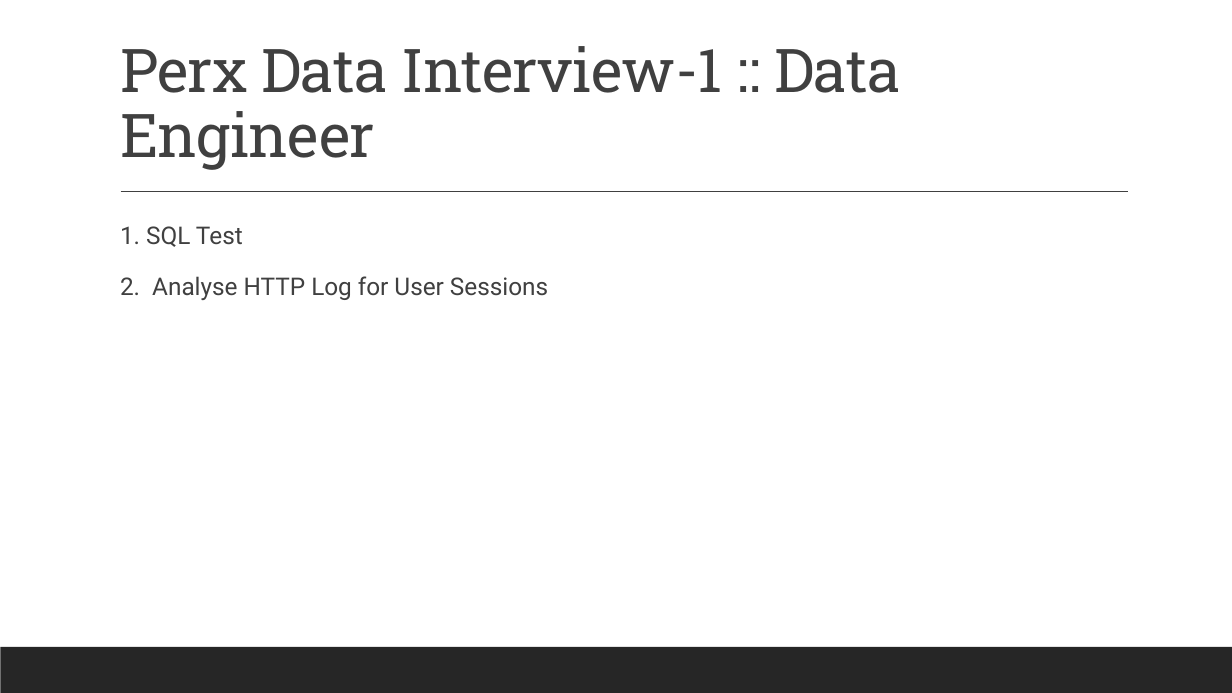
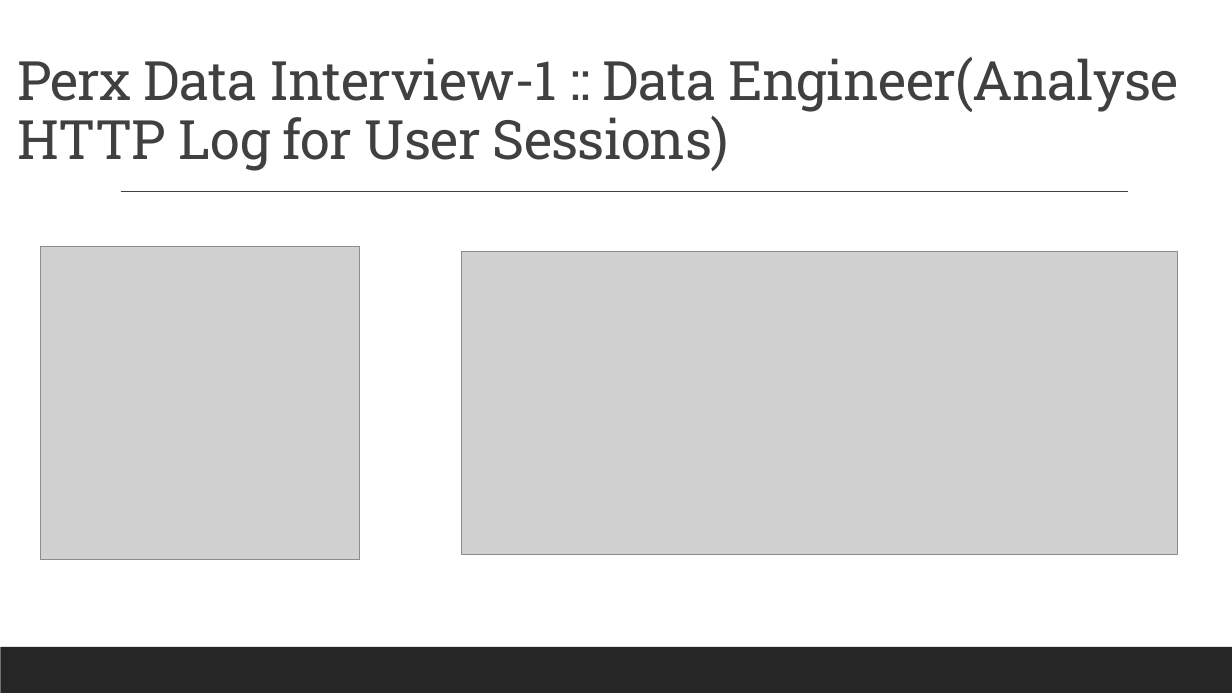
Before and after one commit to reykiza04/Perx_tech, a slide deck: slide 6 of Reyki Seprianza_explaination.pptx (slide 3 before the commit). Drawn at 1232x693 pixels with LibreOffice and Linux fonts; fonts in the diff are those of the drawing; grey boxes stand for pictures. Boxes give left, top, right and bottom in pixels: in the first picture for what was removed or moved away, otherwise in the second. Text is boxed around its words. In the diff, an @@ line names an element or a change of style, - is before the commit and + after.

```diff
--- a/Reyki Seprianza_explaination.pptx
+++ b/Reyki Seprianza_explaination.pptx
@@ text at [17, 57, 1179, 171]: text changed; size 47 to 42.3 pt @@
-Perx Data Interview-1 :: Data Engineer
+Perx Data Interview-1 :: Data Engineer(Analyse HTTP Log for User Sessions)
@@ text removed at [120, 226, 548, 300] @@
-  1. SQL Test
-  2. Analyse HTTP Log for User Sessions
@@ picture added at [41, 246, 360, 560] @@
@@ picture added at [461, 251, 1177, 555] @@
```
Also in this commit, not shown: 11 other slides changed, 2 slides added, 8 other files.
